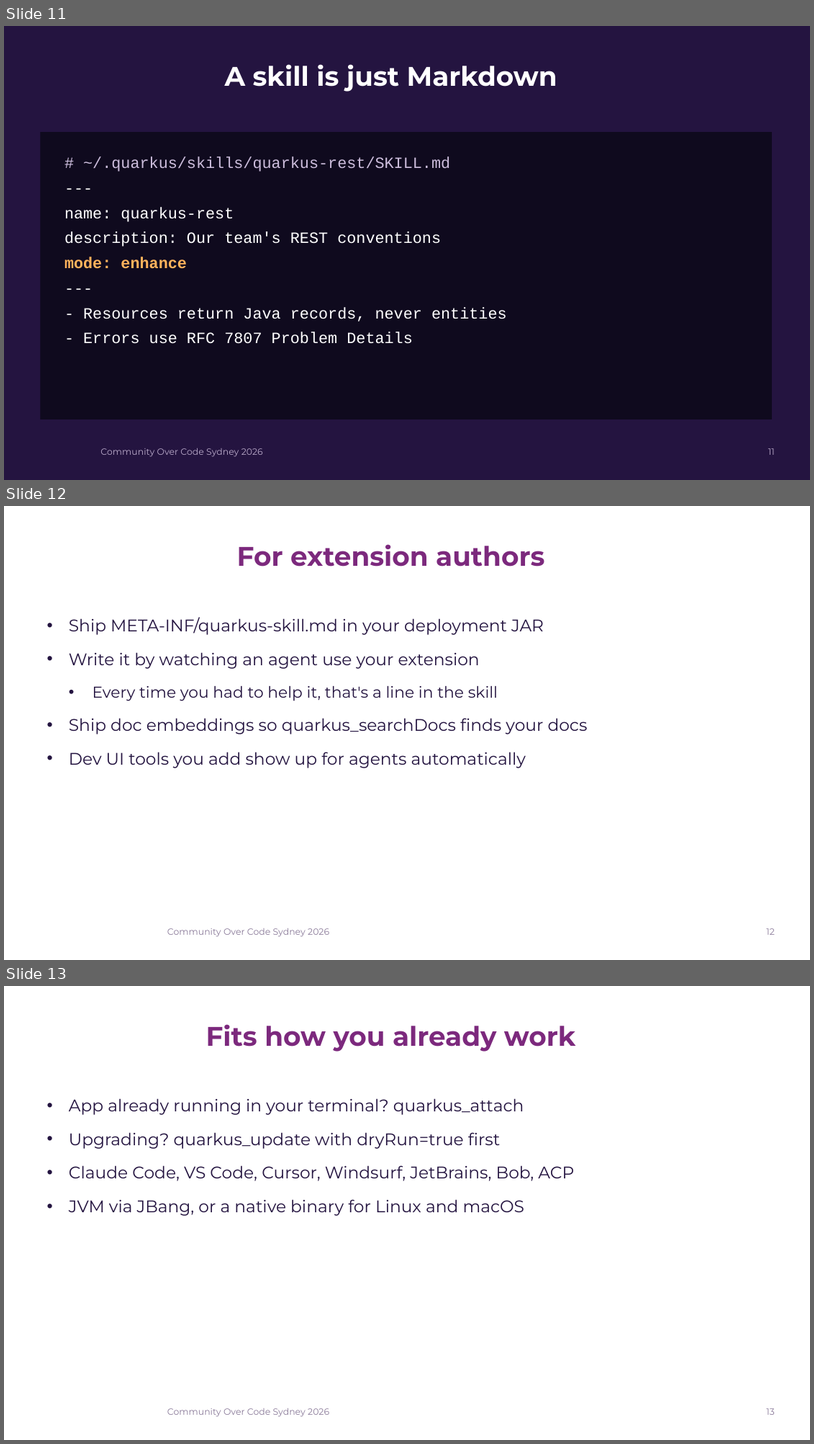
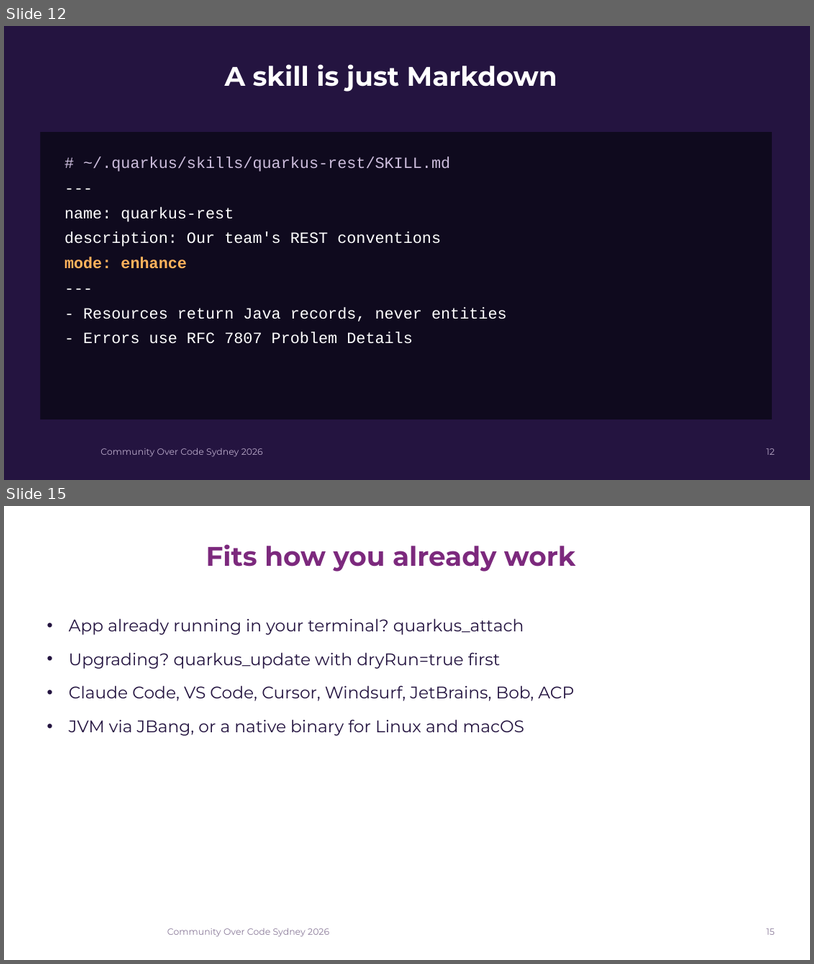
Before and after one commit to quarkusio/quarkus-agent-mcp, a slide deck: presentation/churconf/teaching-ai-agents-to-speak-quarkus.pptx. Shown one above the other, each under a label of ours: slides 11, 12 and 13 before the commit, slides 12 and 15 after it; the slides between them are not shown. The pictures are 814x1444 and 814x964 pixels, drawn with LibreOffice and Linux fonts; fonts in the diff are those of the drawing; background and template pictures are left out. Boxes give left, top, right and bottom in pixels: in the first picture for what was removed or moved away, otherwise in the second. Text is boxed around its words. In the diff, an @@ line names an element or a change of style, - is before the commit and + after.

Commit message:
Borrow the Dev Ex to AI Ex story and extension details from the Coding Agents deck, add the native install

```diff
--- a/presentation/churconf/teaching-ai-agents-to-speak-quarkus.pptx
+++ b/presentation/churconf/teaching-ai-agents-to-speak-quarkus.pptx
@@ slide 12 removed at box(4, 506, 810, 960), background picture (left out); not listed: 1 template element that a slide beside it also shows @@
@@ title removed at box(237, 544, 545, 566) @@
-For extension authors
@@ text removed at box(69, 617, 588, 768) @@
-• Ship META-INF/quarkus-skill.md in your deployment JAR
-• Write it by watching an agent use your extension
-  • Every time you had to help it, that's a line in the skill
-• Ship doc embeddings so quarkus_searchDocs finds your docs
-• Dev UI tools you add show up for agents automatically
@@ page number removed at box(766, 928, 775, 934) @@
-12
@@ what was slide 11 is now slide 12 @@
@@ page number at box(766, 448, 775, 454): text changed @@
-11
+12
@@ what was slide 13 is now slide 15 @@
@@ page number at box(766, 928, 775, 934): text changed @@
-13
+15
```
Also in this commit, not shown: 4 slides changed, 4 slides added, 2 other files.
